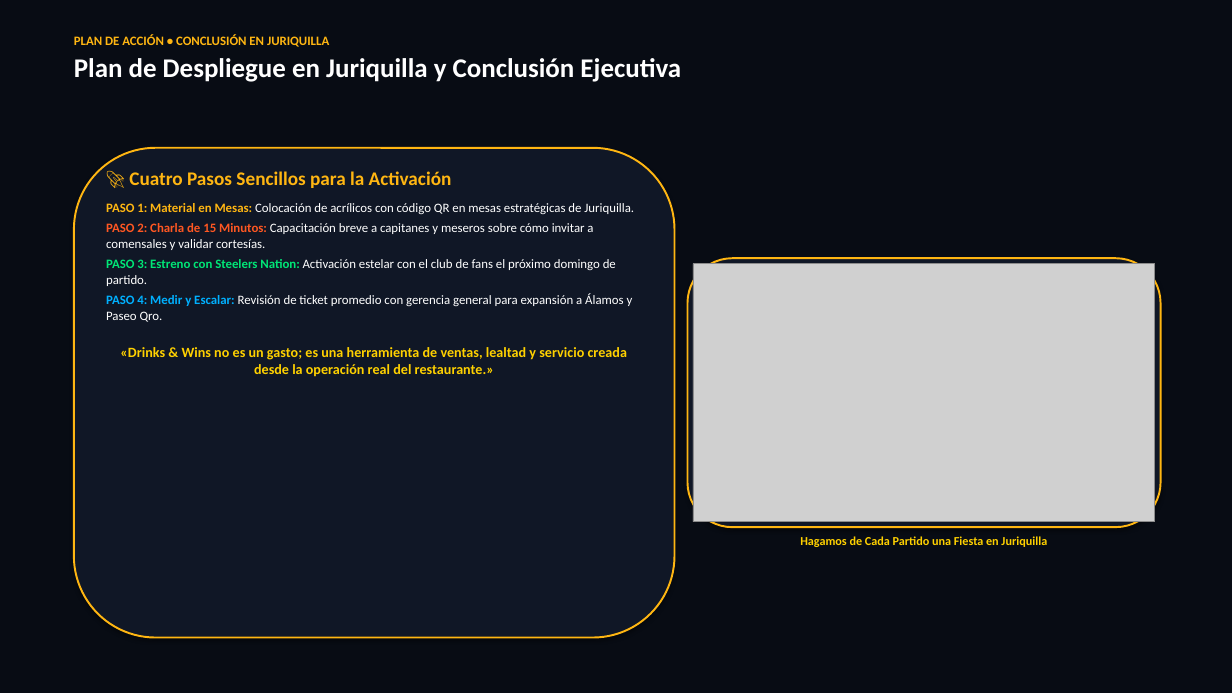
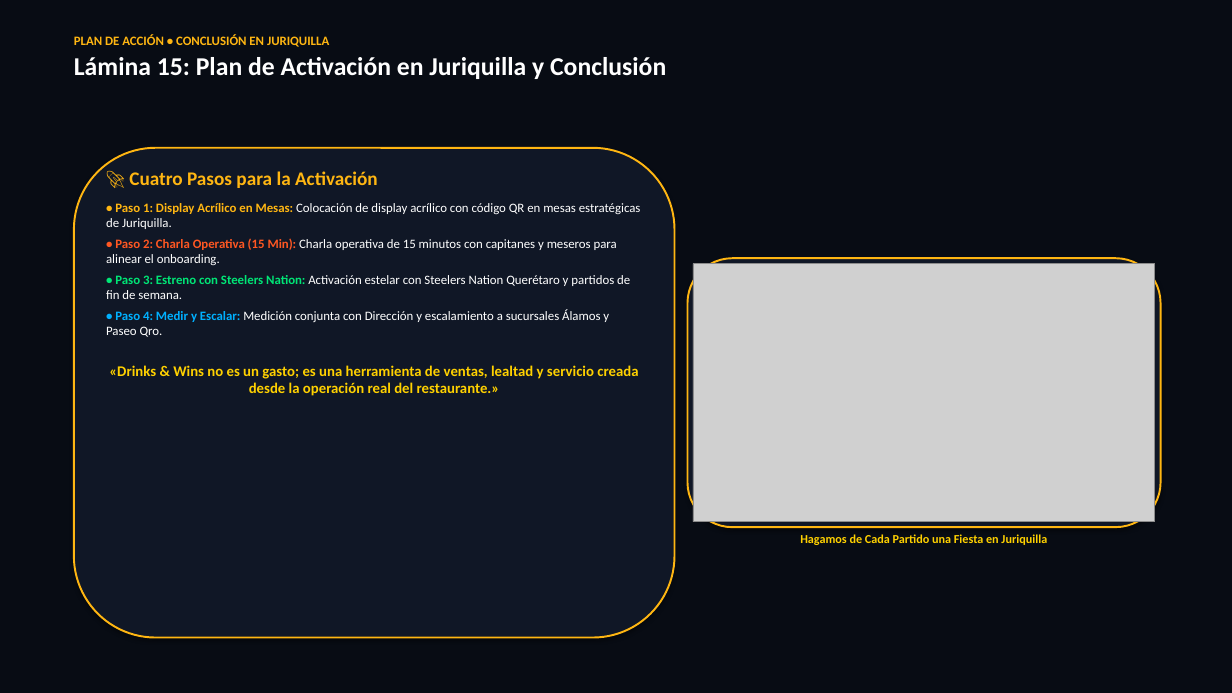
Before and after one commit to chefalbertomc/NFL-grids-, a slide deck: slide 15 of Drinks_and_Wins_Presentacion_Ejecutiva.pptx (slide 23 before the commit). Drawn at 1232x693 pixels with LibreOffice and Linux fonts; fonts in the diff are those of the drawing; grey boxes stand for pictures. Boxes give left, top, right and bottom in pixels: in the first picture for what was removed or moved away, otherwise in the second. Text is boxed around its words. In the diff, an @@ line names an element or a change of style, - is before the commit and + after.

Commit message:
feat(presentation): actualizar presentacion ejecutiva a 15 laminas exactas segun propuesta de Beto

```diff
--- a/Drinks_and_Wins_Presentacion_Ejecutiva.pptx
+++ b/Drinks_and_Wins_Presentacion_Ejecutiva.pptx
@@ text at box(74, 57, 666, 79): text changed; size 21 to 20 pt @@
-Plan de Despliegue en Juriquilla y Conclusión Ejecutiva
+Lámina 15: Plan de Activación en Juriquilla y Conclusión
@@ text at box(106, 171, 641, 337): text changed @@
-🚀 Cuatro Pasos Sencillos para la Activación
-PASO 1: Material en Mesas: Colocación de acrílicos con código QR en mesas estratégicas de Juriquilla.
-PASO 2: Charla de 15 Minutos: Capacitación breve a capitanes y meseros sobre cómo invitar a comensales y validar cortesías.
-PASO 3: Estreno con Steelers Nation: Activación estelar con el club de fans el próximo domingo de partido.
-PASO 4: Medir y Escalar: Revisión de ticket promedio con gerencia general para expansión a Álamos y Paseo Qro.
+🚀 Cuatro Pasos para la Activación
+• Paso 1: Display Acrílico en Mesas: Colocación de display acrílico con código QR en mesas estratégicas de Juriquilla.
+• Paso 2: Charla Operativa (15 Min): Charla operativa de 15 minutos con capitanes y meseros para alinear el onboarding.
+• Paso 3: Estreno con Steelers Nation: Activación estelar con Steelers Nation Querétaro y partidos de fin de semana.
+• Paso 4: Medir y Escalar: Medición conjunta con Dirección y escalamiento a sucursales Álamos y Paseo Qro.
@@ text at box(109, 365, 638, 396): size 11 to 11.5 pt in "«Drinks & Wins no es un gasto; ..."; more space between paragraphs @@
```
Also in this commit, not shown: 13 other slides changed, 1 slide added, 9 slides removed, 1 other file.
